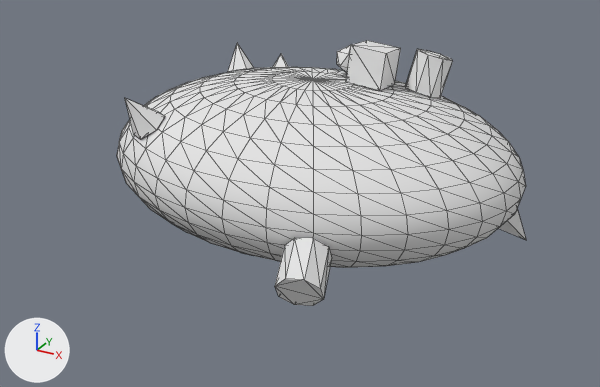
Two versions of the glTF model public/Objects/object01_low.glb, one commit apart.
Rendered twice from a 50 mm camera at (2.25, -4.25, 1.87) aimed at (-0.02, -0.12, -0.2). The lights are fixed; the arrows at lower left show +X, +Y and +Z. The first picture is the older version. Mesh edges are drawn as thin lines. Vertices at exactly the same position are counted once.

Names of what the first picture shows: 'object01_low'.
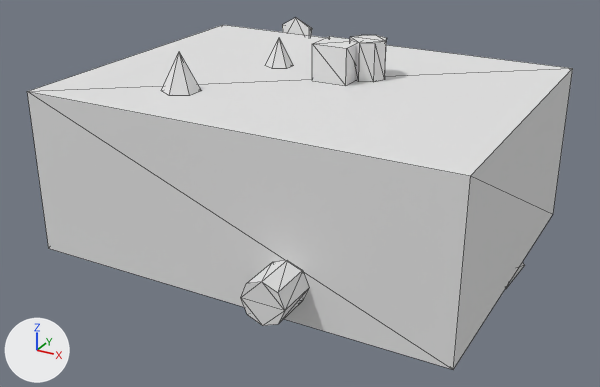
What differs and where, as boxes (x1, y1, x2, y2) in the pictures (600 x 387 px):
'object01_low', reshaped (33% wider, 32% taller): before (117, 40, 526, 306); after (27, 18, 573, 370)
part 1 of me_sphere, added: after (27, 25, 573, 370)
part 2 of me_sphere, added (mostly hidden): after (505, 262, 525, 289)
part 3 of me_sphere, added: after (350, 35, 386, 82)
part 4 of me_sphere, added: after (312, 36, 356, 86)
part 5 of me_sphere, added: after (241, 260, 309, 326)
part 6 of me_sphere, added: after (265, 38, 294, 69)
part 7 of me_sphere, added: after (282, 18, 312, 36)
part 8 of me_sphere, added: after (161, 52, 201, 96)
part 9 of me_sphere, deleted: before (117, 67, 526, 268)
part 10 of me_sphere, deleted: before (405, 49, 453, 98)
part 11 of me_sphere, deleted: before (275, 238, 332, 306)
part 12 of me_sphere, deleted: before (337, 44, 352, 73)
part 13 of me_sphere, deleted: before (346, 40, 401, 91)
part 14 of me_sphere, deleted: before (498, 208, 526, 240)
part 15 of me_sphere, deleted: before (125, 98, 165, 140)
part 16 of me_sphere, deleted (mostly hidden): before (273, 54, 289, 67)
part 17 of me_sphere, deleted: before (228, 43, 254, 72)

Edits to the bpy script that builds the scene:
```text
Change me_sphere:
    used by ob_object01_low; location = (0.0, 0.0, 0.0)
    remove me_sphere.from_pydata(...)  # 590 vertices, 1136 faces; spans x -1.3..1.32, y -1.18..1.0, z -0.69..0.72
    add me_sphere.from_pydata(...)  # 116 vertices, 188 faces; spans x -1.3..1.32, y -1.25..1.26, z -0.71..0.73
    me_sphere part 1: a new loose piece, a box spanning x -1.3..1.3, y -1.0..1.0, z -0.5..0.5, in mat_mat_object01_low (white #e5e5e5)
    me_sphere part 2: a new loose piece, a 6-sided cone pointing to -z spanning x 1.13..1.32, y 0.11..0.28, z -0.69..-0.5, in mat_mat_object01_low (white #e5e5e5)
    me_sphere part 3: a new loose piece, an 8-sided cylinder along z spanning x 0.15..0.38, y 0.08..0.31, z 0.5..0.73, in mat_mat_object01_low (white #e5e5e5)
    me_sphere part 4: a new loose piece, a box spanning x 0.01..0.23, y -0.03..0.19, z 0.5..0.72, in mat_mat_object01_low (white #e5e5e5)
    me_sphere part 5: a new loose piece, an 8-sided cylinder along y spanning x 0.27..0.52, y -1.25..-1.0, z -0.39..-0.14, in mat_mat_object01_low (white #e5e5e5)
    me_sphere part 6: a new loose piece, a 6-sided cone pointing to +z spanning x -0.4..-0.25, y 0.08..0.26, z 0.5..0.68, in mat_mat_object01_low (white #e5e5e5)
    me_sphere part 7: a new loose piece, a 6-sided cone pointing to +y spanning x -0.78..-0.56, y 1.0..1.26, z 0.36..0.62, in mat_mat_object01_low (white #e5e5e5)
    me_sphere part 8: a new loose piece, a 6-sided cone pointing to +z spanning x -0.64..-0.44, y -0.68..-0.45, z 0.5..0.73, in mat_mat_object01_low (white #e5e5e5)
    me_sphere part 9: the loose piece of 482 vertices spanning x -1.3..1.3, y -1.0..1.0, z -0.5..0.5 is deleted
    me_sphere part 10: the loose piece of 16 vertices spanning x 0.46..0.73, y 0.22..0.49, z 0.39..0.67 is deleted
    me_sphere part 11: the loose piece of 16 vertices spanning x 0.35..0.64, y -1.18..-0.84, z -0.34..-0.01 is deleted
    me_sphere part 12: the loose piece of 12 vertices spanning x 0.03..0.2, y 0.18..0.35, z 0.48..0.67 is deleted
    me_sphere part 13: the loose piece of 8 vertices spanning x 0.2..0.44, y 0.05..0.29, z 0.46..0.72 is deleted
    me_sphere part 14: the loose piece of 7 vertices spanning x 1.12..1.32, y 0.06..0.23, z -0.32..-0.12 is deleted
    me_sphere part 15: the loose piece of 7 vertices spanning x -0.86..-0.66, y -0.72..-0.51, z 0.21..0.46 is deleted
    me_sphere part 16: the loose piece of 7 vertices spanning x -0.78..-0.56, y 0.68..0.94, z 0.1..0.36 is deleted
    me_sphere part 17: the loose piece of 7 vertices spanning x -0.76..-0.61, y 0.19..0.37, z 0.38..0.57 is deleted
    other edits to the shape of me_sphere do not show in these pictures
```
